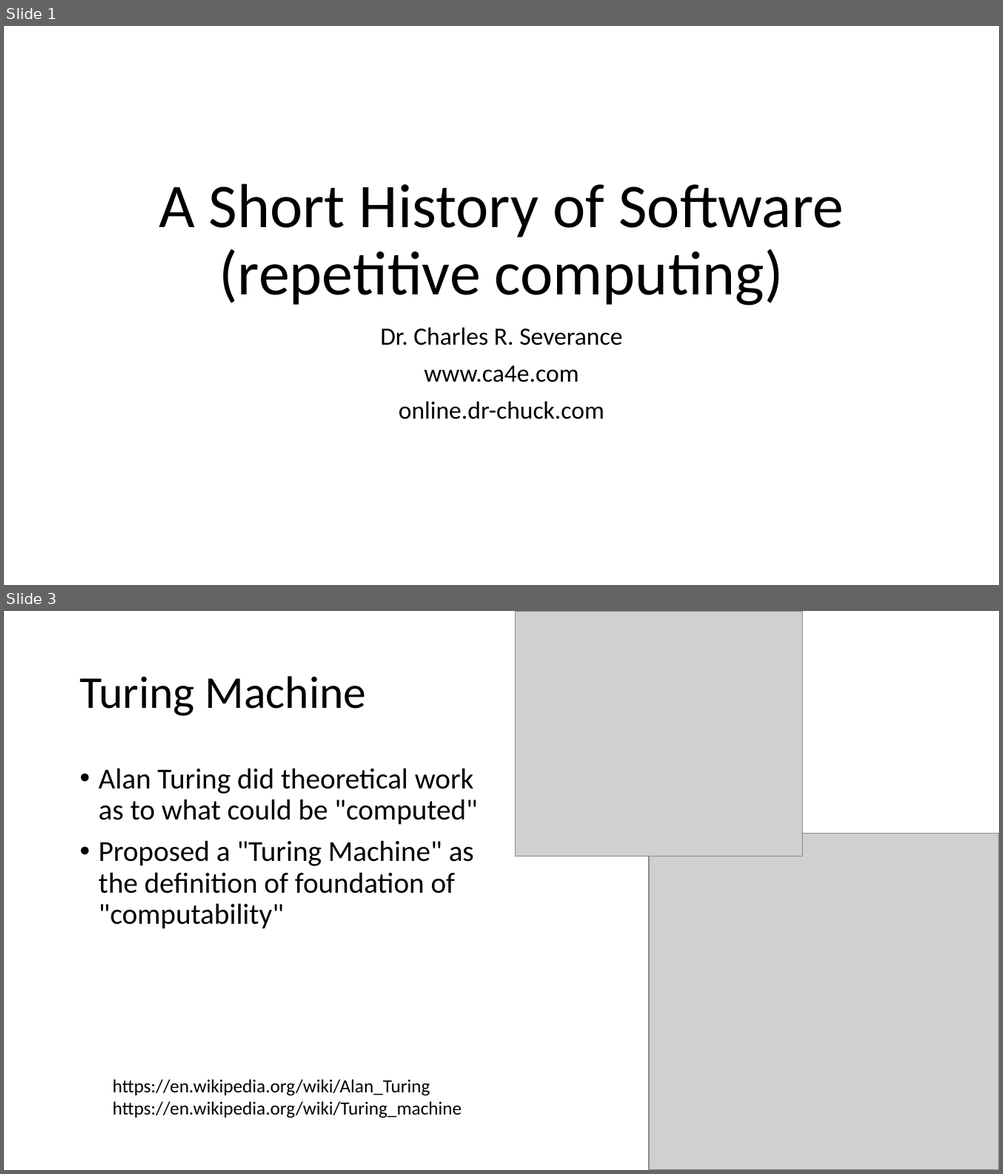
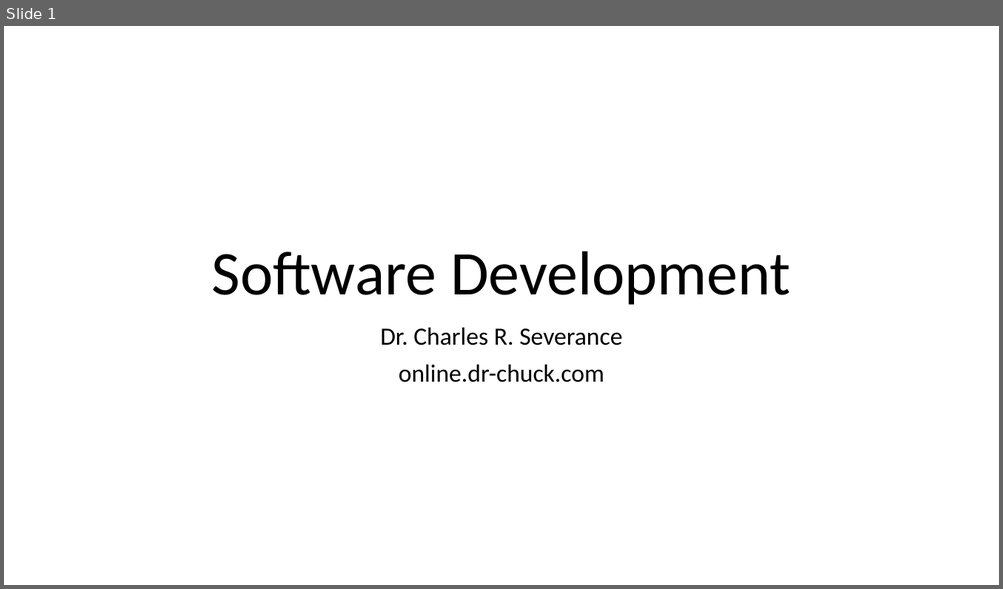
Before and after one commit to csev/ca4e, a slide deck: lectures/05-Software.pptx. Shown one above the other, each under a label of ours: slides 1 and 3 before the commit, slide 1 after it; the slides between them are not shown. The pictures are 1003x1174 and 1003x589 pixels, drawn with LibreOffice and Linux fonts; fonts in the diff are those of the drawing; grey boxes stand for pictures. Boxes give left, top, right and bottom in pixels: in the first picture for what was removed or moved away, otherwise in the second. Text is boxed around its words. In the diff, an @@ line names an element or a change of style, - is before the commit and + after.

```diff
--- a/lectures/05-Software.pptx
+++ b/lectures/05-Software.pptx
@@ slide 3 removed at box(4, 611, 999, 1170), background #FFFFFF @@
@@ picture removed at box(515, 611, 802, 857) @@
@@ title removed at box(79, 676, 367, 716) @@
-Turing Machine
@@ text removed at box(99, 768, 477, 929) @@
-• Alan Turing did theoretical work as to what could be "computed"
-• Proposed a "Turing Machine" as the definition of foundation of "computability"
@@ picture removed at box(649, 833, 999, 1170) @@
@@ text removed at box(113, 1079, 462, 1119) @@
-https://en.wikipedia.org/wiki/Alan_Turing
-https://en.wikipedia.org/wiki/Turing_machine
@@ slide 1 changed as well @@
@@ title at box(211, 251, 791, 305): text changed @@
-A Short History of Software (repetitive computing)
+Software Development
@@ subtitle at box(424, 366, 578, 383): paragraph removed @@
-www.ca4e.com
```
Also in this commit, not shown: 2 other slides changed, 4 slides added, 15 other slides removed, 1 other file.
